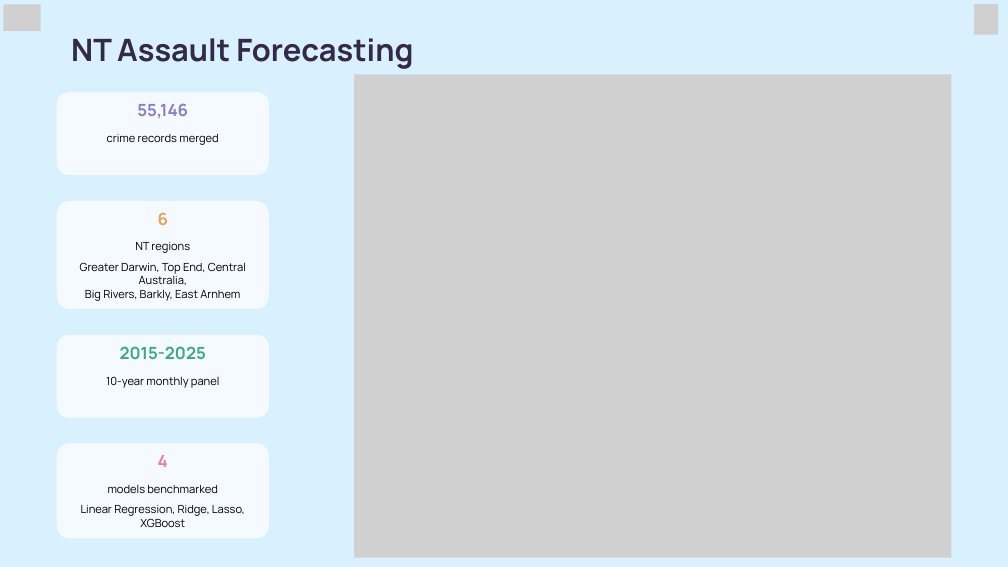
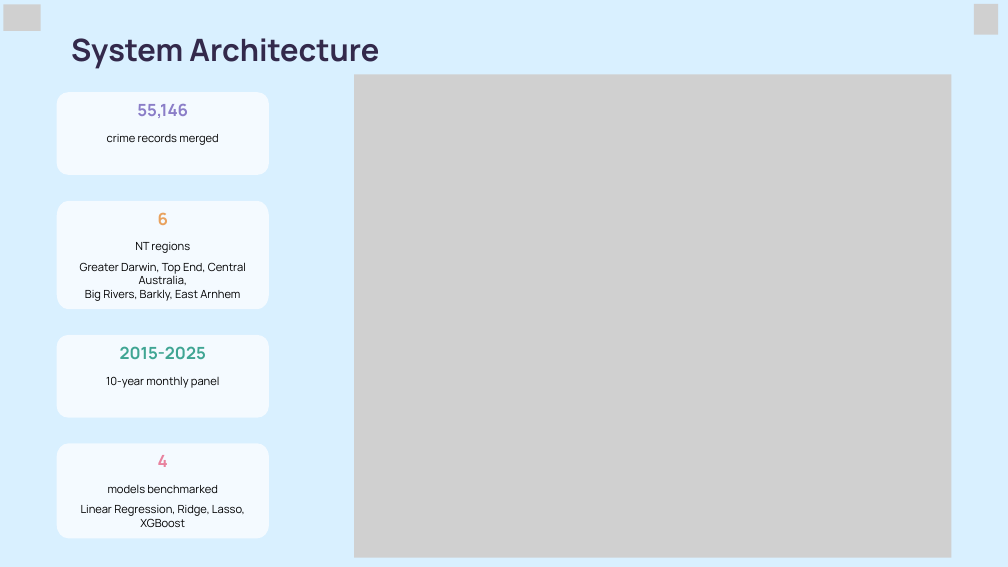
Before and after one commit to HendrickDang/PRT661-DATA-SCIENCE-PRACTICE, a slide deck: slide 4 of Reports/PRT661_Slides.pptx.pptx (slide 2 before the commit). Drawn at 1008x567 pixels with LibreOffice and Linux fonts; fonts in the diff are those of the drawing; grey boxes stand for pictures. Boxes give left, top, right and bottom in pixels: in the first picture for what was removed or moved away, otherwise in the second. Text is boxed around its words. In the diff, an @@ line names an element or a change of style, - is before the commit and + after.

Commit message:
update slides

```diff
--- a/Reports/PRT661_Slides.pptx.pptx
+++ b/Reports/PRT661_Slides.pptx.pptx
@@ text at (71, 38, 379, 69): text changed @@
-NT Assault Forecasting
+System Architecture
```
Also in this commit, not shown: 2 other slides changed, 4 slides added.
